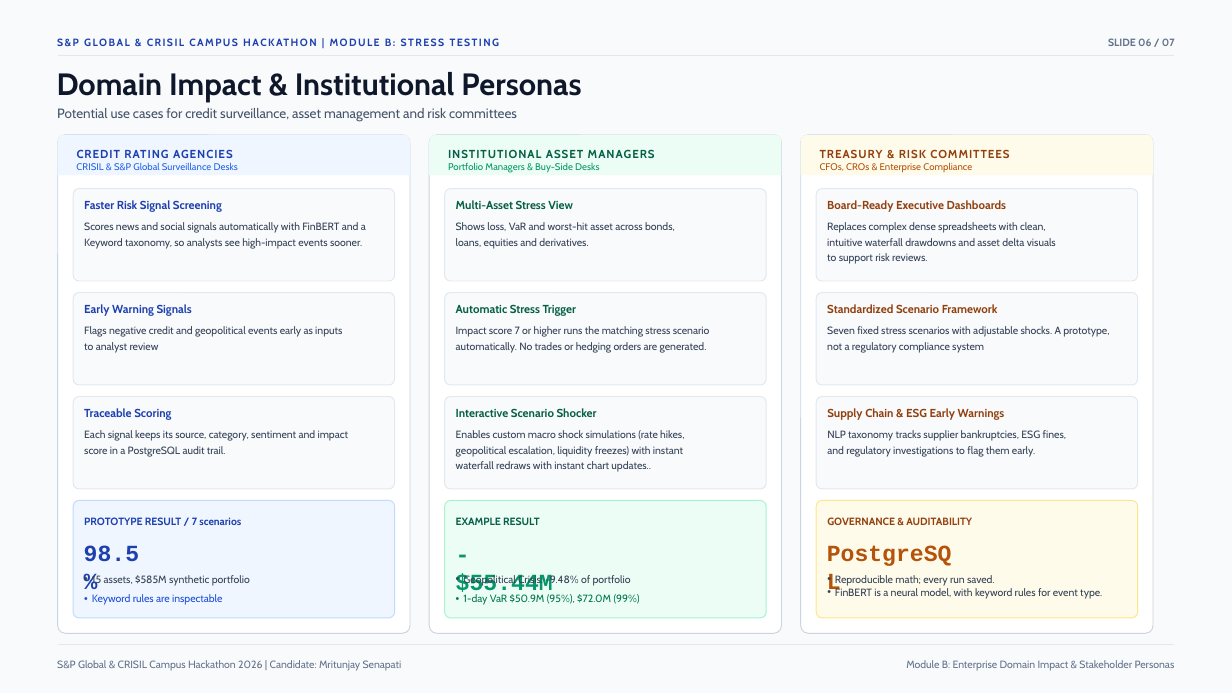
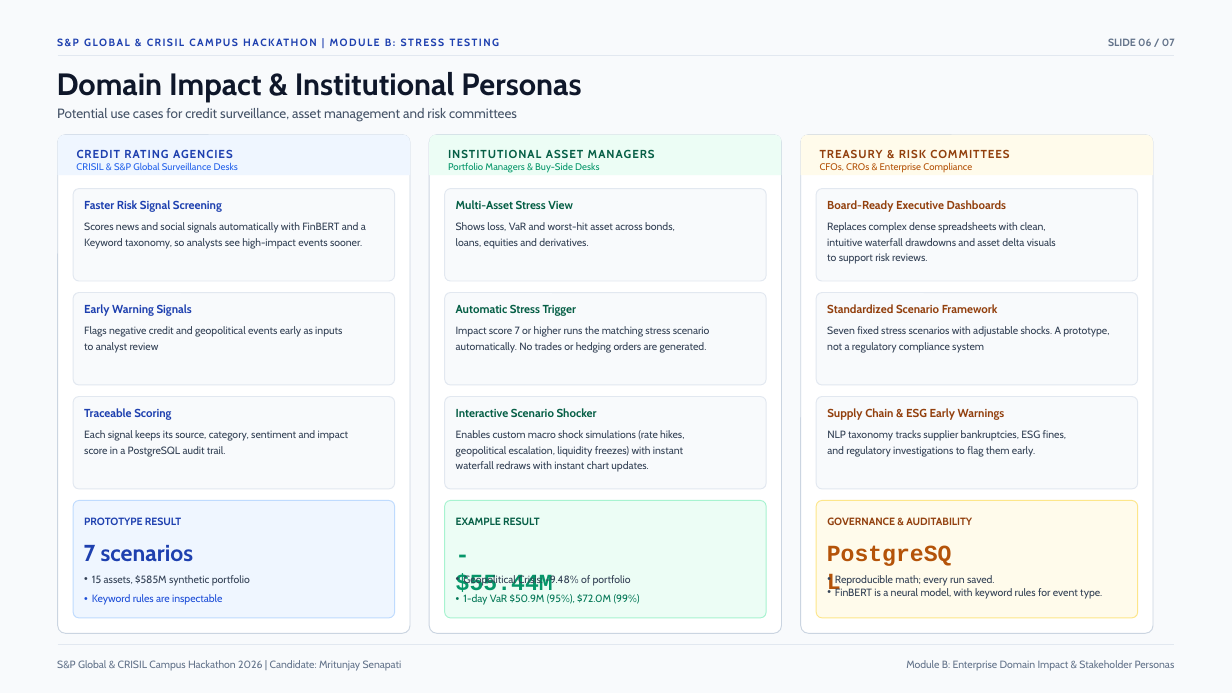
Before and after one commit to Mritunjay28/iiit-bhubaneswar-mritunjay-senapati-hackathon, a slide deck: slide 6 of docs/presentation.pptx. Drawn at 1232x693 pixels with LibreOffice and Linux fonts; fonts in the diff are those of the drawing. Boxes give left, top, right and bottom in pixels: in the first picture for what was removed or moved away, otherwise in the second. Text is boxed around its words. In the diff, an @@ line names an element or a change of style, - is before the commit and + after.

```diff
--- a/docs/presentation.pptx
+++ b/docs/presentation.pptx
@@ text at (x1=84, y1=517, x2=181, y2=525): text changed @@
-PROTOTYPE RESULT / 7 scenarios
+PROTOTYPE RESULT
@@ text at (x1=84, y1=545, x2=193, y2=562): text changed; font Courier New to Cabin @@
-98.5%
+7 scenarios
```
Also in this commit, not shown: 4 other slides changed, 9 other files.
